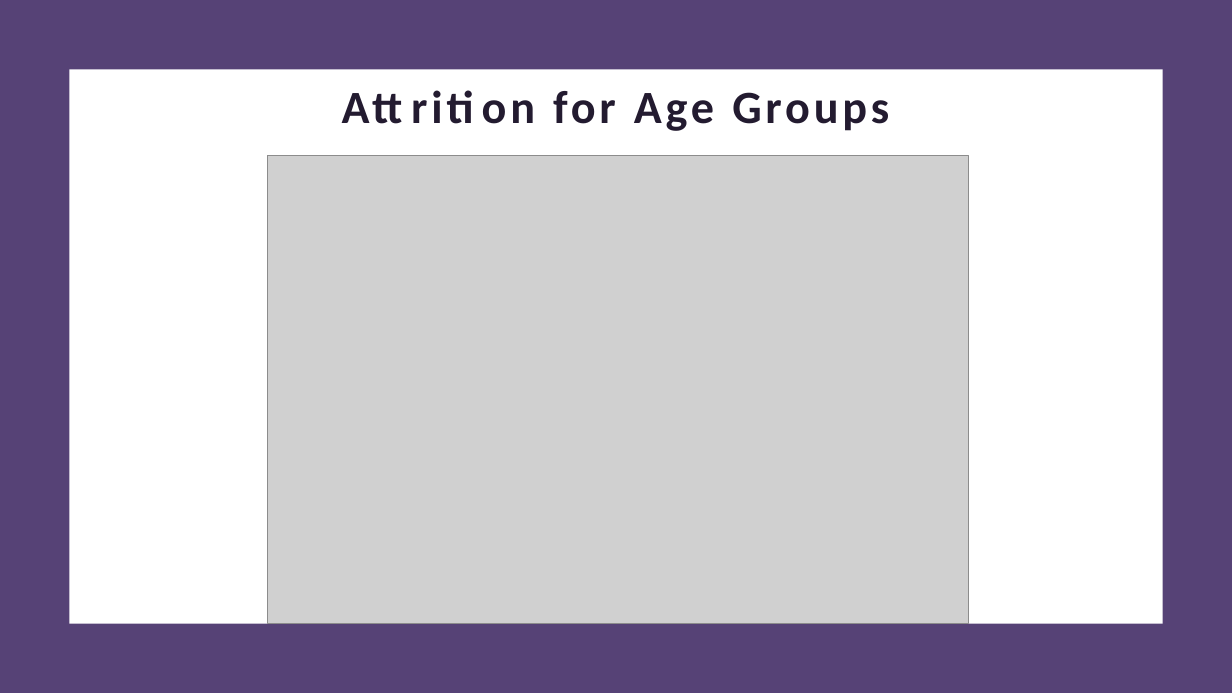
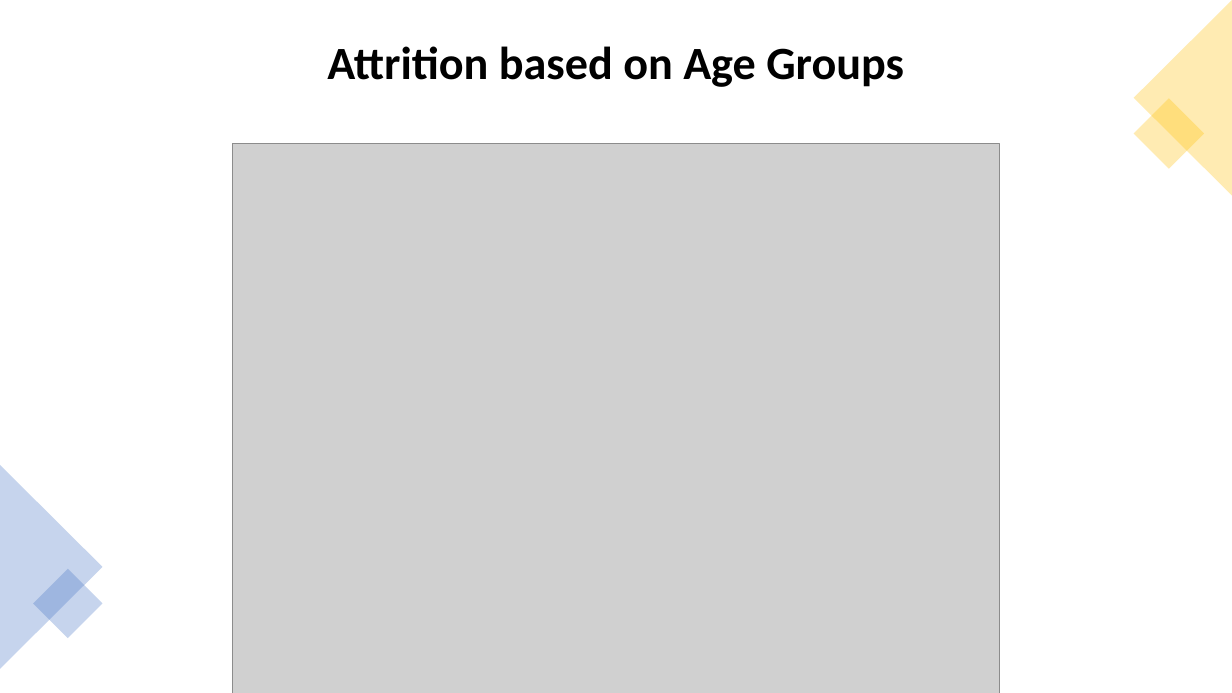
Before and after one commit to GraduateSchoolWork/CaseStudy2_DDS, a slide deck: slide 7 of DDS_Project_2_Presentation.pptx (slide 10 before the commit). Drawn at 1232x693 pixels with LibreOffice and Linux fonts; fonts in the diff are those of the drawing; grey boxes stand for pictures. Boxes give left, top, right and bottom in pixels: in the first picture for what was removed or moved away, otherwise in the second. Text is boxed around its words. In the diff, an @@ line names an element or a change of style, - is before the commit and + after.

```diff
--- a/DDS_Project_2_Presentation.pptx
+++ b/DDS_Project_2_Presentation.pptx
@@ rectangle removed at box(0, 0, 1232, 693) @@
@@ triangle added at box(1134, 0, 1232, 196), fill #FFC000 at 30% opacity @@
@@ title "Attrition based on Age Groups" at box(327, 46, 904, 87): vertical alignment bottom to middle @@
@@ title at box(327, 46, 904, 87): text changed; text colour #231B30 to #000000 @@
-Attrition for Age Groups
+Attrition based on Age Groups
@@ rectangle removed at box(69, 69, 1163, 624) @@
@@ rectangle added at box(1134, 99, 1204, 169), fill #FFC000 at 30% opacity @@
@@ picture: place and size @@
-picture at box(268, 155, 969, 624)
+picture at box(233, 144, 999, 693)
@@ triangle added at box(0, 465, 103, 669), fill #4472C4 at 30% opacity @@
@@ rectangle added at box(33, 568, 103, 638), fill #4472C4 at 30% opacity @@
```
Also in this commit, not shown: 6 other slides changed, 13 slides added, 3 slides removed.
